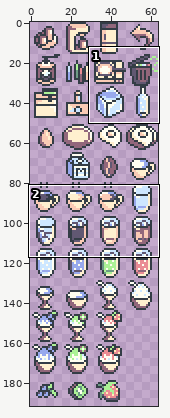
Pixel-art file, stored at Assets/Sprite/Ase/ItemSprite.aseprite. Above: a wide view before the commit, with the close-up outlined.
Close-up. Before the edit:
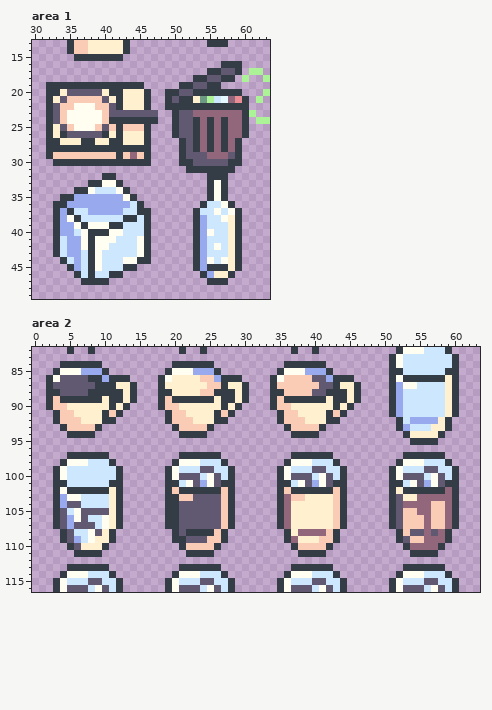
64x192 pixels, 1 frame. Shown: area 1: x 30..63, y 13..49; area 2: x 0..63, y 82..116.
And afterwards:
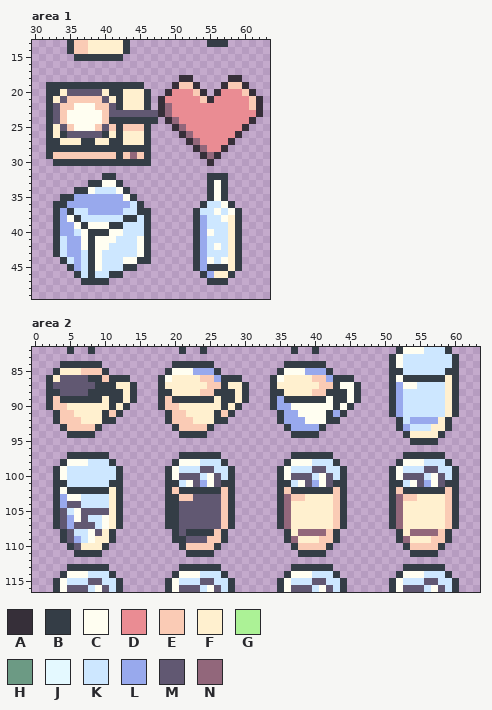
Palette (. is transparent): A #362f39  B #343d46  C #fffef1  D #ea8c93  E #facbb5  F #fff0cf  G #acf296  H #6c9a84  J #e4f9ff  K #cde7ff  L #98a9ed  M #615872  N #92677b
Edits made:
--- area 1
@@ x 46..63 @@
 15 ..................
-16 ...........BBB....
-17 .........BBMMB.GG.
-18 .......BBMMBB.G..G
-19 .....BBMMBB.......
-20 B..BBMMBBBBBBB...G
-21 B..BMBBFHGKJNDB.G.
-22 B..BBBBBBBBBBBB...
-23 MM..BMMNNNNNNNBG..
-24 BB..BMMBNBNBNNB.GG
-25 B...BMMBNBNBNNB...
-26 B...BMMBNBNBNNB...
-27 B....BMBNBNBNB....
-28 B....BMBNBNBNB....
-29 B....BMMMNNNMB....
-30 B....BBMMMMMBB....
-31 ......BBBBBBB.....
+16 ..................
+17 ..................
+18 .....AA.....AA....
+19 ....AEEA...AEEA...
+20 B..ADDDEA.ADDDEA..
+21 B.ADDDDDEADDDDDEA.
+22 B.ANDDDDDDDDDDDEA.
+23 MMANDDDDDDDDDDDDA.
+24 BB.ANDDDDDDDDDDA..
+25 B...ANDDDDDDDDA...
+26 B....ANDDDDDDA....
+27 B.....ANDDDDA.....
+28 B......ANDDA......
+29 B.......ANA.......
+30 B........A........
+31 ..................
 32 .........BBB......
--- area 2
@@ x 0..63 @@
  84 ....BBBBBB..........BBBBBB..........BBBBBB.........BCKKKKKKKB...
- 85 ...BCCCLLLB........BCCCLLLB........BCCCLLLB........BBKKKKKKBB...
- 86 ..BCMMMMBBLBBB....BCFFFFEELBBB....BCEEEEMMLBBB.....BCBBBBBBFB...
- 87 ..BMMMMMMBBBFFB...BFFFFFFEEBFFB...BEEEEEEMMBFFB....BLCCKKKKFB...
- 88 ..BBMMMMBBBBBFB...BBFFFFEEBBBFB...BBEEEEMMBBBFB....BLKKKKKKFB...
- 89 ..BEBBBBBBFBBFB...BEBBBBBBFBBFB...BEBBBBBBFBBFB....BLKKKKKKFB...
- 90 ..BEEFFFFFFBFB....BEEFFFFFFBFB....BEEFFFFFFBFB.....BLKKKKKKFB...
- 91 ...BEEFFFFBEB......BEEFFFFBEB......BEEFFFFBEB......BLKKKKKKFB...
- 92 ...BEEEFFFBB.......BEEEFFFBB.......BEEEFFFBB........BKLLLLFB....
- 93 ....BEEEEB..........BEEEEB..........BEEEEB..........BLKKKFFB....
+ 85 ...BFFFEEEB........BCCCLLLB........BCCCLLLB........BBKKKKKKBB...
+ 86 ..BFMMMMBBEBBB....BCFFFFEELBBB....BCFFFFEELBBB.....BCBBBBBBFB...
+ 87 ..BMMMMMMBBBFFB...BFFFFFFEEBFFB...BFFFFFFEEBCCB....BLCCKKKKFB...
+ 88 ..BBMMMMBBBBBFB...BBFFFFEEBBBFB...BBFFFFEEBBBCB....BLKKKKKKFB...
+ 89 ..BEBBBBBBFBBFB...BEBBBBBBFBBFB...BLBBBBBBCBBCB....BLKKKKKKFB...
+ 90 ..BEEFFFFFFBFB....BEEFFFFFFBFB....BLLCCCCCCBCB.....BLKKKKKKFB...
+ 91 ...BEEFFFFBEB......BEEFFFFBEB......BLLCCCCBLB......BLKKKKKKFB...
+ 92 ...BEEEFFFBB.......BEEEFFFBB.......BLLLCCCBB........BKLLLLFB....
+ 93 ....BEEEEB..........BEEEEB..........BLLLLB..........BLKKKFFB....
  94 .....BBBB............BBBB............BBBB............BFFFFB.....
@@ x 50..61 @@
 101 .BBKCMLCMBB.
-102 .BFBBBBBBNB.
-103 .BMFFNNNNNB.
-104 .BMNNNNEENB.
-105 .BMEENNEENB.
-106 .BMEEENEENB.
-107 .BMEEENEENB.
-108 ..BEMMNMNB..
-109 ..BMEENNNB..
-110 ...BNNNNB...
+102 .BEBBBBBBEB.
+103 .BNEEFFFFEB.
+104 .BNFFFFFFEB.
+105 .BNFFFFFFEB.
+106 .BNFFFFFFEB.
+107 .BNFFFFFFEB.
+108 ..BFNNNNEB..
+109 ..BNFFFEEB..
+110 ...BEEEEB...
 111 ....BBBB....
Where, in picture pixels (left, top, right, bottom), the same in both close-ups:
changed: (158, 61, 270, 173)
changed: (53, 368, 109, 382)
changed: (277, 375, 354, 431)
changed: (396, 487, 452, 550)
